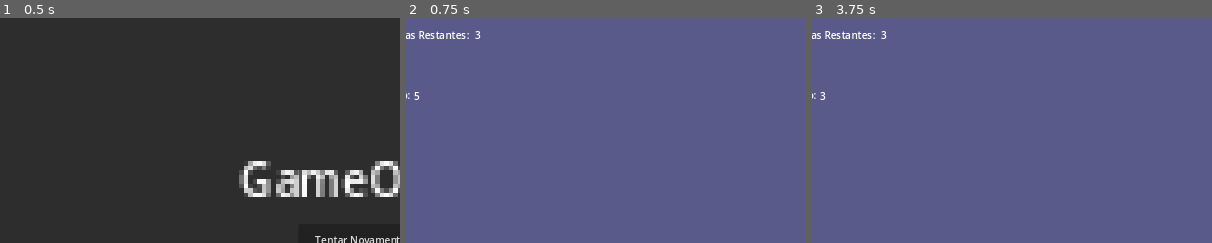
Above: before the commit, frames 1-3 (left to right).
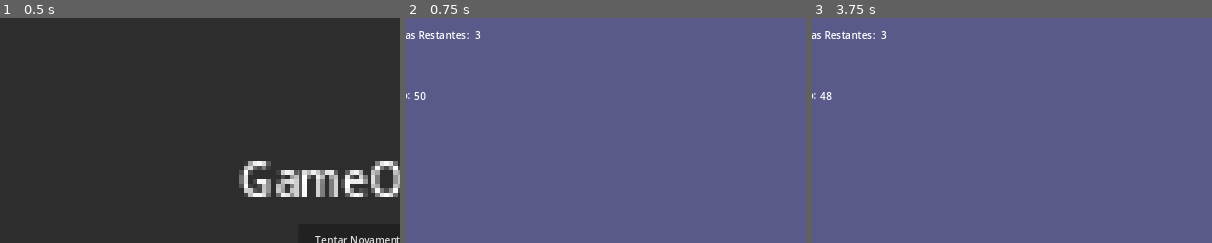
Above: after the commit, the same moments.

Repository: jhonatancunha/godot-game
Game: Godot game, scene res://Scenes/GameOver.tscn
Same seed, same stepped clock (60 frames per second), same inputs: the game is played once before the commit and once after it. This scene is started directly instead of the project's main scene.
Inputs (mouse positions are % of the whole screen's width and height, from its top left):
- Up to frame 1 (0.5 s): no input
- Up to frame 2 (0.75 s): click "Tentar Novamente" at 0.5 s
- Up to frame 3 (3.75 s): click "F4 (FullScreen)" at 1.25 s; move the mouse to (72, 45) at 2.02 s; hold Right (right) 2.03-2.75 s; tap Space (fire) at 2.1, 3.6 s; click (72, 45) at 2.17 s; tap Up (jump) at 2.27 s; tap A (punch) at 2.3 s; drag from (30, 55) to (90, 57) at 2.77 s; move the mouse to (60, 28) at 3.52 s; hold Left (left) from 3.53 s (still down)
The pictures show only the part of the screen within x 7-57%, y 0-50%; the shares and areas given below are measured in that part.

Frame 1 is identical in both runs. In frame 2, less than 0.1% of the frame differs, in the area x 3-5%, y 32-37%; in frame 3, less than 0.1%, in the area x 2-5%, y 32-37%.

Commit message:
fix: sounds of player

Diff:
--- a/Levels/level1.tscn
+++ b/Levels/level1.tscn
@@ -299,15 +299,8 @@
 [node name="Player" parent="." instance=ExtResource("2_7myil")]
 position = Vector2(24, 431)
 scale = Vector2(1.5, 1.5)
-speed = null
 jump_velocity = -430.0
-can_fire = null
-can_punch = null
-MAX_JUMPS = null
-MAX_HELTH = null
-INITIAL_BULLETS = null
 bullet_speed = 1200.0
-fire_delay = null
 
 [node name="RemoteTransform2D" type="RemoteTransform2D" parent="Player"]
 remote_path = NodePath("../../Camera2D")
--- a/Levels/level3.tscn
+++ b/Levels/level3.tscn
@@ -275,15 +275,7 @@
 [node name="Player" parent="." instance=ExtResource("8_b4ghh")]
 position = Vector2(188, 368)
 scale = Vector2(1.5, 1.5)
-speed = null
 jump_velocity = -430.0
-can_fire = null
-can_punch = null
-MAX_JUMPS = null
-MAX_HELTH = null
-INITIAL_BULLETS = null
-bullet_speed = null
-fire_delay = null
 
 [node name="RemoteTransform2D" type="RemoteTransform2D" parent="Player"]
 remote_path = NodePath("../../Camera2D")
--- a/Player/player.gd
+++ b/Player/player.gd
@@ -10,7 +10,7 @@
 @export var can_punch: bool = true
 @export var MAX_JUMPS: int = 2
 @export var MAX_HELTH: int = 3
-@export var INITIAL_BULLETS: int = 5
+@export var INITIAL_BULLETS: int = 50
 
 #FIRE
 @export var bullet_speed: float = 400
@@ -105,7 +105,8 @@
 	if Input.is_action_just_pressed("punch") and can_punch:
 		is_attacking = true
 		can_idle = false
-		$Sounds/PunchSound.play()
+		if not $Sounds/PunchSound.playing:
+			$Sounds/PunchSound.play()
 		$AnimationPlayer.play("punch")
 		await $AnimationPlayer.animation_finished
 		can_idle = true
@@ -122,7 +123,7 @@
 			$AnimationPlayer.play("idle_shot")
 
 		_fire_bullet(sprite.flip_h)
-		$Sounds/ShotSound.play()
+
 		await $AnimationPlayer.animation_finished
 		can_idle = true
 		is_attacking = false
@@ -148,6 +149,8 @@
 	get_tree().get_root().add_child(bullet)
 
 	_can_fire = false
+	if not $Sounds/ShotSound.playing:
+			$Sounds/ShotSound.play()
 	await get_tree().create_timer(fire_delay).timeout
 	_can_fire = true
 
Not shown, changed: Assets/gun_shot.wav
